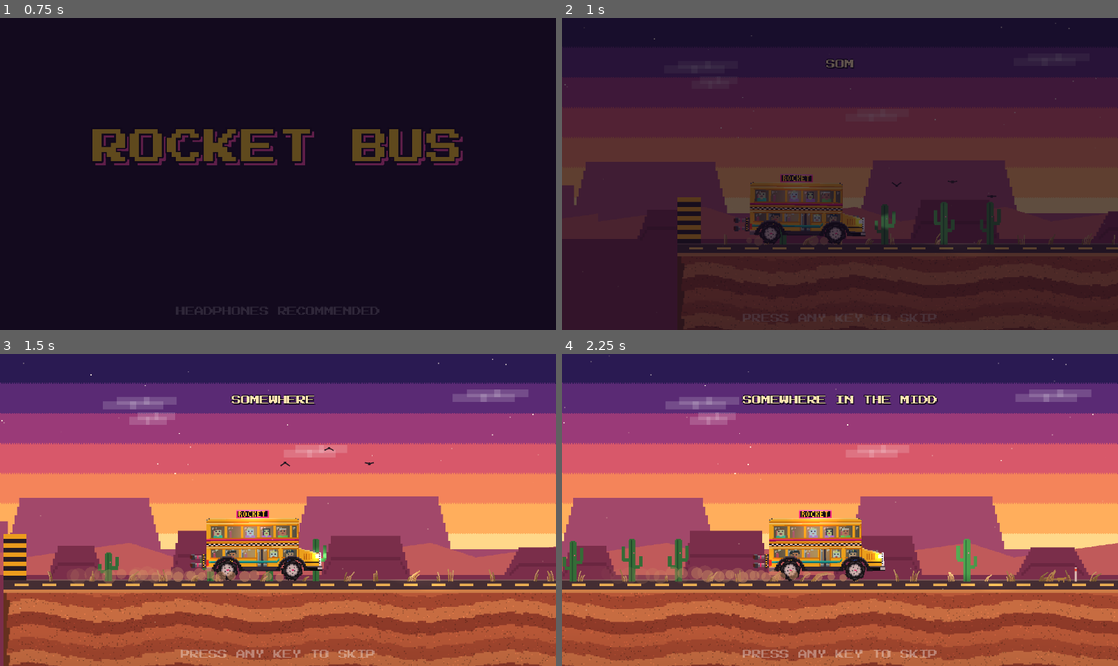
Above: before the commit, frames 1-4 (two rows, left to right).
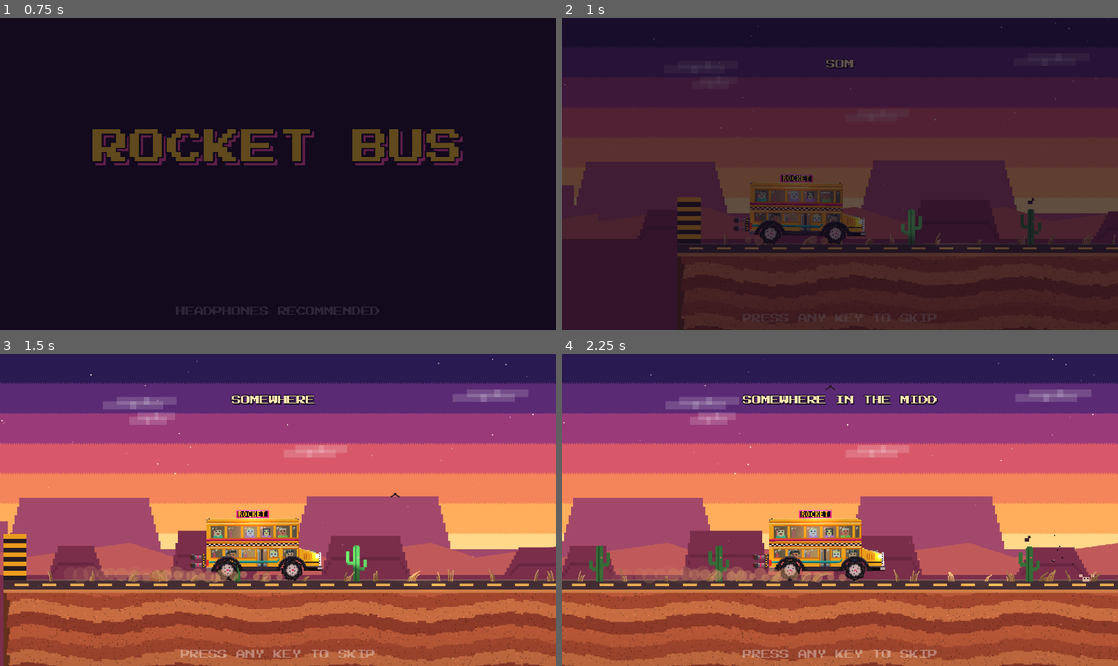
Above: after the commit, the same moments.

Repository: pwshfan1980h/rocket-bus
Game: Godot game, scene res://scenes/boot.tscn
The game is run twice, just before and just after one commit, with the same random seed, the same clock (stepped at 60 frames per second) and the same inputs.
Inputs (mouse positions are in pixels of both pictures, inside the frame that each line leads up to):
- Up to frame 1 (0.75 s): tap Enter (ui_accept) at 0.5 s; move the mouse to (400, 158) at 0.52 s; hold D (move_right) from 0.53 s (still down); tap H (horn) at 0.6 s; click (400, 158) at 0.67 s
- Up to frame 2 (1 s): keep holding D (move_right); tap Enter (ui_accept) at 0.77 s
- Up to frame 3 (1.5 s): tap Enter (ui_accept) at 1.07, 1.25 s; release D (move_right) at 1.25 s; drag from (166, 525) to (250, 572) at 1.27 s
- Up to frame 4 (2.25 s): tap Enter (ui_accept) at 2 s; move the mouse to (895, 441) at 2.02 s; hold D (move_right) from 2.03 s (still down); tap P at 2.1 s

Frame 1 is identical in both runs. In frame 2, 1.0% of the frame differs, in the area x 16-100%, y 2-73%; in frame 3, 1.0%; in frame 4, 2.0%, in the area x 0-97%, y 0-87%.

Commit message:
Ramps end at the peak (no nose-dive), stronger air control, Switchback crease fix
The flat 18px lip on every ramp dropped the front wheels just before takeoff and
pitched the bus nose-down ~2 rad/s. Ramps now end at the incline peak.
Bot: lip-clearance check, real-speed validation (all 20 levels won).

Co-Authored-By: Claude Opus 5.5 <noreply@anthropic.com>

Diff:
--- a/scripts/bus/bus.gd
+++ b/scripts/bus/bus.gd
@@ -60,7 +60,7 @@
 @export var fuel_capacity := 100.0
 @export var fuel_burn_rate := 34.0
 @export_group("Air control")
-@export var air_torque := 2600.0
+@export var air_torque := 3600.0
 @export var max_air_spin := 2.2
 @export_group("Landing")
 @export var min_air_time := 0.3
@@ -70,7 +70,7 @@
 @export var hard_angle := 15.0
 @export var crash_impact := 900.0
 @export var crash_angle := 34.0
-@export var body_crash_speed := 260.0
+@export var body_crash_speed := 340.0
 
 var chassis: RigidBody2D
 var wheels: Array[RigidBody2D] = []
--- a/scripts/game/level.gd
+++ b/scripts/game/level.gd
@@ -238,11 +238,18 @@
 		if p.x > next.x0 - 70 and p.x < next.x1:
 			var dy := land_y - 31 - p.y
 			var t := (-v.y + sqrt(maxf(0.0, v.y * v.y + 2 * 700 * dy))) / 700.0  # time to fall to the landing height
-			fire = p.x + v.x * t < next.x1 + 130 or not bus.airborne
+			# Keep burning until the ballistic arc lands past the gap AND clears the far lip.
+			var t_lip: float = maxf(0.0, (next.x1 + 20 - p.x) / maxf(v.x, 1.0))
+			var y_at_lip: float = p.y + v.y * t_lip + 350.0 * t_lip * t_lip
+			var clears: bool = y_at_lip < next.land_y - 42 or p.x > next.x1
+			fire = p.x + v.x * t < next.x1 + 130 or not clears or not bus.airborne
 	if bus.airborne:
 		var err := wrapf(c.rotation - target_angle, -PI, PI)
 		right = -clampf(err * 2.0 + c.angular_velocity * 2.5, -1.0, 1.0)  # + = nose down
 	bus.ai_input = {"right": right, "fire": fire and not "--norocket" in _args}
+	if "--trace" in _args and Engine.get_physics_frames() % 6 == 0:
+		print("TRACE x=%d y=%d rot=%.1f tgt=%.1f spin=%.2f air=%s fire=%s right=%.2f v=(%d,%d)" % [p.x, p.y,
+				rad_to_deg(c.rotation), rad_to_deg(target_angle), c.angular_velocity, bus.airborne, fire, right, v.x, v.y])
 
 
 func _bot_done(result: String, detail: String) -> void:
--- a/scripts/game/levels.gd
+++ b/scripts/game/levels.gd
@@ -30,7 +30,7 @@
 			_f(500), _j(140, 45, 220, "chasm"), _f(450), _fuel(), _f(100),
 			_j(150, 50, 260, "water"), _f(400), _end()]),
 		_lvl("MESA LEAP", "desert", 100, "The far side is higher. Burn longer.", [
-			_f(400), _s(300, -50), _f(300), _j(150, 55, 300, "chasm", -30), _f(400), _h(300, 20),
+			_f(400), _s(300, -50), _f(300), _j(150, 55, 240, "chasm", -20), _f(400), _h(300, 20),
 			_j(140, 50, 260, "chasm", 30), _f(400), _end()]),
 		# --- World 2: Jungle -------------------------------------------------------------
 		_lvl("RIVER RUN", "jungle", 100, "Rivers, bugs, and one very nervous driver.", [
@@ -47,7 +47,7 @@
 			_j(140, 50, 260, "water"), _f(250), _j(140, 50, 280, "swamp", -30), _f(400), _end()]),
 		# --- World 3: Mountains ----------------------------------------------------------
 		_lvl("SWITCHBACK", "mountain", 100, "Up, over, and down the mountain.", [
-			_f(400), _s(400, -90), _f(200), _j(150, 55, 280, "chasm"), _f(300), _s(300, 60),
+			_f(400), _s(400, -90), _f(200), _j(150, 55, 280, "chasm"), _f(300), _s(300, 60), _f(140),
 			_j(140, 50, 260, "water"), _f(300), _j(150, 50, 260, "chasm", -40), _f(400), _end()]),
 		_lvl("GOAT PATH", "mountain", 100, "Bumpy road. Hold it steady.", [
 			_f(300), _h(400, 16, 2), _f(120), _j(150, 55, 300, "chasm", -25), _f(250), _fuel(), _f(80),
--- a/scripts/world/terrain.gd
+++ b/scripts/world/terrain.gd
@@ -56,8 +56,8 @@
 			"ramp":
 				var base := _y
 				var x0 := _x
+				# Ends at the peak: a flat lip would drop the front wheels and pitch the bus nose-down.
 				_add_point(_x + seg.len, _y - seg.rise)
-				_add_point(_x + 18, _y)
 				var r := {"x0": x0, "x1": x0 + seg.len, "lip_x": _x, "top_y": _y, "base_y": base}
 				ramps.append(r)
 				_cur_ramps.append(r)
@@ -307,7 +307,6 @@
 		if i % 3 == 1:
 			n.draw_line(Vector2(x, y + 2), Vector2(x + 12, r.base_y), plank_d.darkened(0.2), 1.0)
 	n.draw_line(Vector2(r.x0, r.base_y), Vector2(r.x1, r.top_y), plank, 3.0)
-	n.draw_line(Vector2(r.x1, r.top_y), Vector2(r.lip_x, r.top_y), plank, 3.0)
 	for y in range(int(r.top_y), int(r.base_y), 6):  # hazard stripes on the lip
 		n.draw_rect(Rect2(r.lip_x - 4, y, 4, 3), Color("#ffc828"))
 		n.draw_rect(Rect2(r.lip_x - 4, y + 3, 4, 3), Color("#1a1420"))
